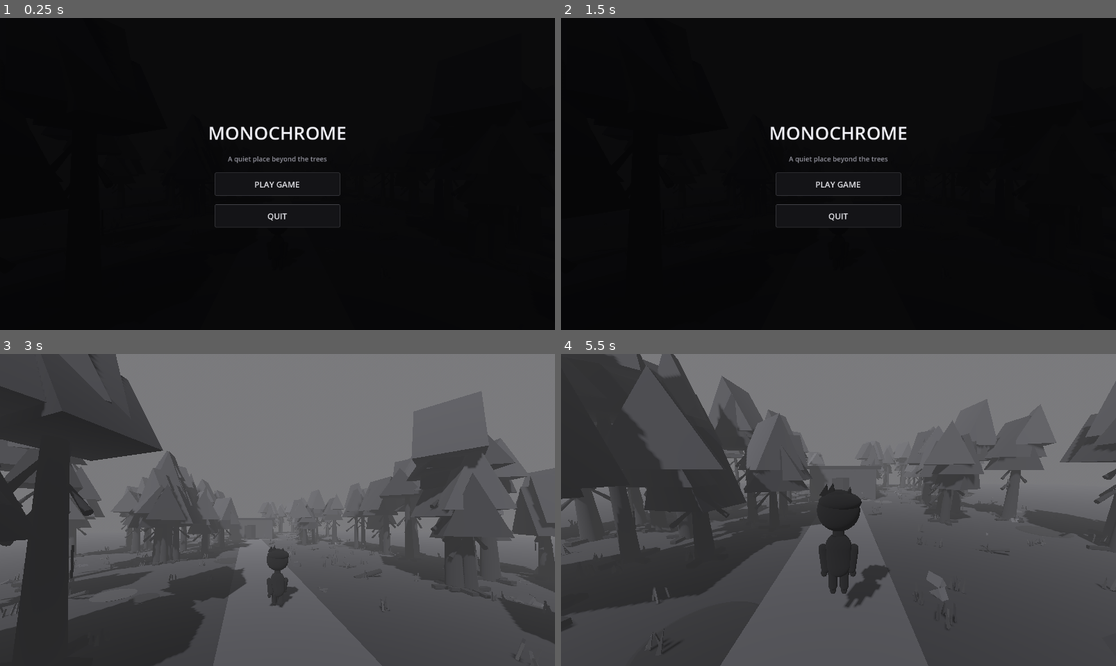
Above: before the commit, frames 1-4 (two rows, left to right).
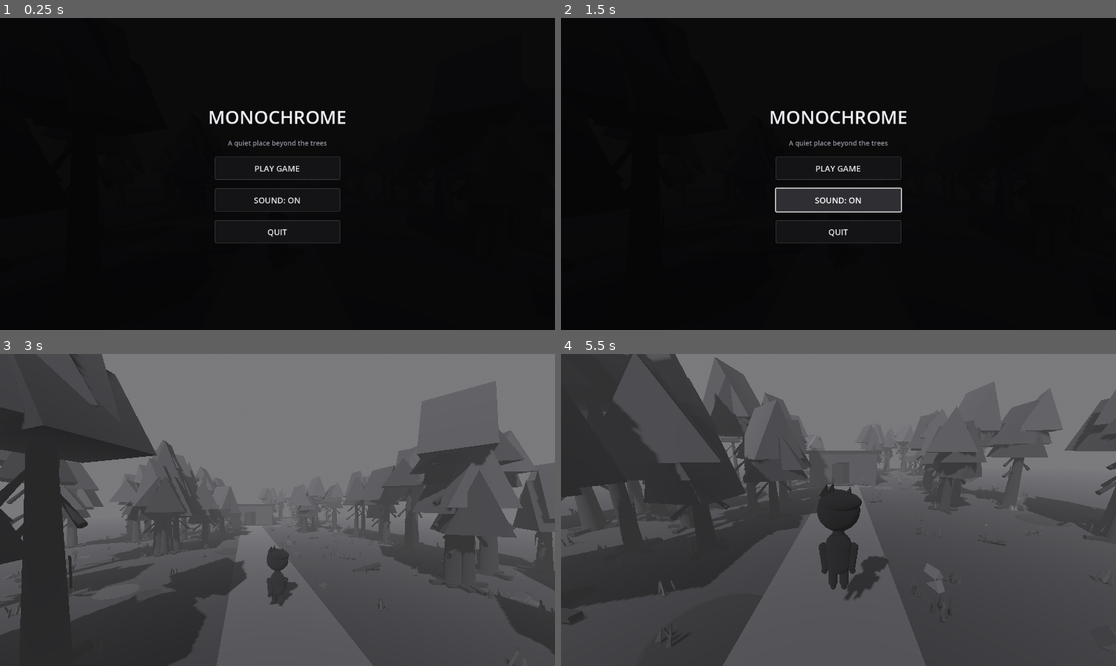
Above: after the commit, the same moments.

Repository: leto98/Monochrome
Game: Godot game, scene res://scenes/main.tscn
The game is run twice, just before and just after one commit, with the same random seed, the same clock (stepped at 60 frames per second) and the same inputs.
Inputs (mouse positions are in pixels of both pictures, inside the frame that each line leads up to):
- Up to frame 1 (0.25 s): no input
- Up to frame 2 (1.5 s): click (838, 198) at 0.5 s, where only the run after the commit has a clickable "SOUND: ON"; click (838, 198) at 1.25 s, where only the run after the commit has a clickable "SOUND: OFF"
- Up to frame 3 (3 s): click "PLAY GAME" at 2 s; tap Enter at 2.75 s; move the mouse to (305, 510) at 2.77 s; hold W from 2.78 s (still down); tap E at 2.85 s
- Up to frame 4 (5.5 s): keep holding W; tap Space at 3.02, 3.77, 5.27 s; move the mouse to (810, 510) at 3.52 s; tap Alt at 3.6 s; move the mouse to (849, 503) at 4.27 s; tap Enter at 4.35 s; move the mouse to (832, 516) at 5.02 s; tap V at 5.1 s

The runs differ from the first frame. In frame 1, 2.1% of the frame differs, in the area x 37-63%, y 29-73%; in frame 2, 3.6%; in frame 3, 9.8%; in frame 4, 9.9%, in the area x 0-100%, y 0-100%.

Commit message:
Add sound toggle to title and pause menus

Diff:
--- a/scripts/main.gd
+++ b/scripts/main.gd
@@ -17,6 +17,9 @@
 var pause_screen: Control
 var game_started := false
 var is_paused := false
+var sound_enabled := true
+var title_sound_button: Button
+var pause_sound_button: Button
 
 func _ready() -> void:
 	process_mode = Node.PROCESS_MODE_ALWAYS
@@ -79,12 +82,15 @@
 	_add_menu_title(title_screen, "MONOCHROME")
 	_add_menu_subtitle(title_screen, "A quiet place beyond the trees")
 	_add_menu_button(title_screen, "PLAY GAME", _start_game)
+	title_sound_button = _add_menu_button(title_screen, "SOUND: ON", _toggle_sound)
 	_add_menu_button(title_screen, "QUIT", _quit_game)
 
 	pause_screen = _make_menu_panel(layer, "PauseScreen")
 	_add_menu_title(pause_screen, "PAUSED")
 	_add_menu_button(pause_screen, "RESUME", _resume_game)
+	_add_menu_button(pause_screen, "SOUND: ON", _toggle_sound)
 	_add_menu_button(pause_screen, "MAIN MENU", _return_to_menu)
+	pause_sound_button = pause_screen.get_meta("menu_column").get_child(2) as Button
 	pause_screen.visible = false
 
 func _make_menu_panel(parent: Node, panel_name: String) -> Control:
@@ -123,7 +129,7 @@
 	label.add_theme_color_override("font_color", Color(0.58, 0.58, 0.62))
 	column.add_child(label)
 
-func _add_menu_button(panel: Control, text_value: String, action: Callable) -> void:
+func _add_menu_button(panel: Control, text_value: String, action: Callable) -> Button:
 	var column := panel.get_meta("menu_column") as VBoxContainer
 	var button := Button.new()
 	button.text = text_value
@@ -137,6 +143,7 @@
 	button.add_theme_stylebox_override("pressed", _menu_button_style(Color(0.12, 0.12, 0.13, 1.0), Color(0.8, 0.8, 0.82, 1.0)))
 	button.pressed.connect(action)
 	column.add_child(button)
+	return button
 
 func _menu_button_style(fill_color: Color, border_color: Color) -> StyleBoxFlat:
 	var style := StyleBoxFlat.new()
@@ -149,6 +156,15 @@
 	style.content_margin_top = 10.0
 	style.content_margin_bottom = 10.0
 	return style
+
+func _toggle_sound() -> void:
+	sound_enabled = not sound_enabled
+	AudioServer.set_bus_mute(0, not sound_enabled)
+	var label := "SOUND: ON" if sound_enabled else "SOUND: OFF"
+	if is_instance_valid(title_sound_button):
+		title_sound_button.text = label
+	if is_instance_valid(pause_sound_button):
+		pause_sound_button.text = label
 
 func _start_game() -> void:
 	game_started = true
